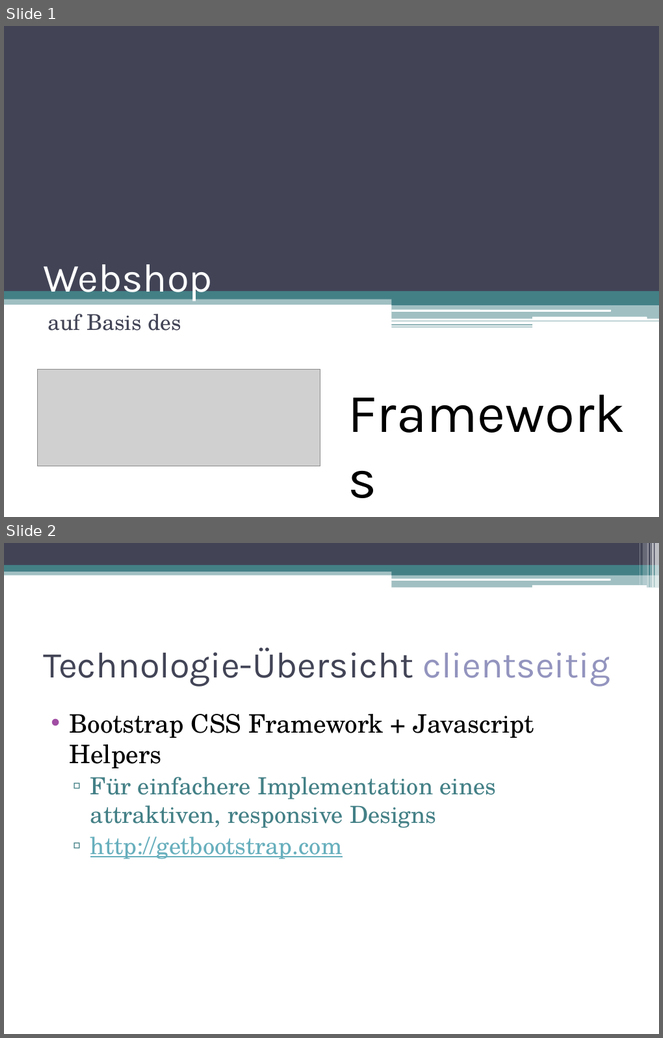
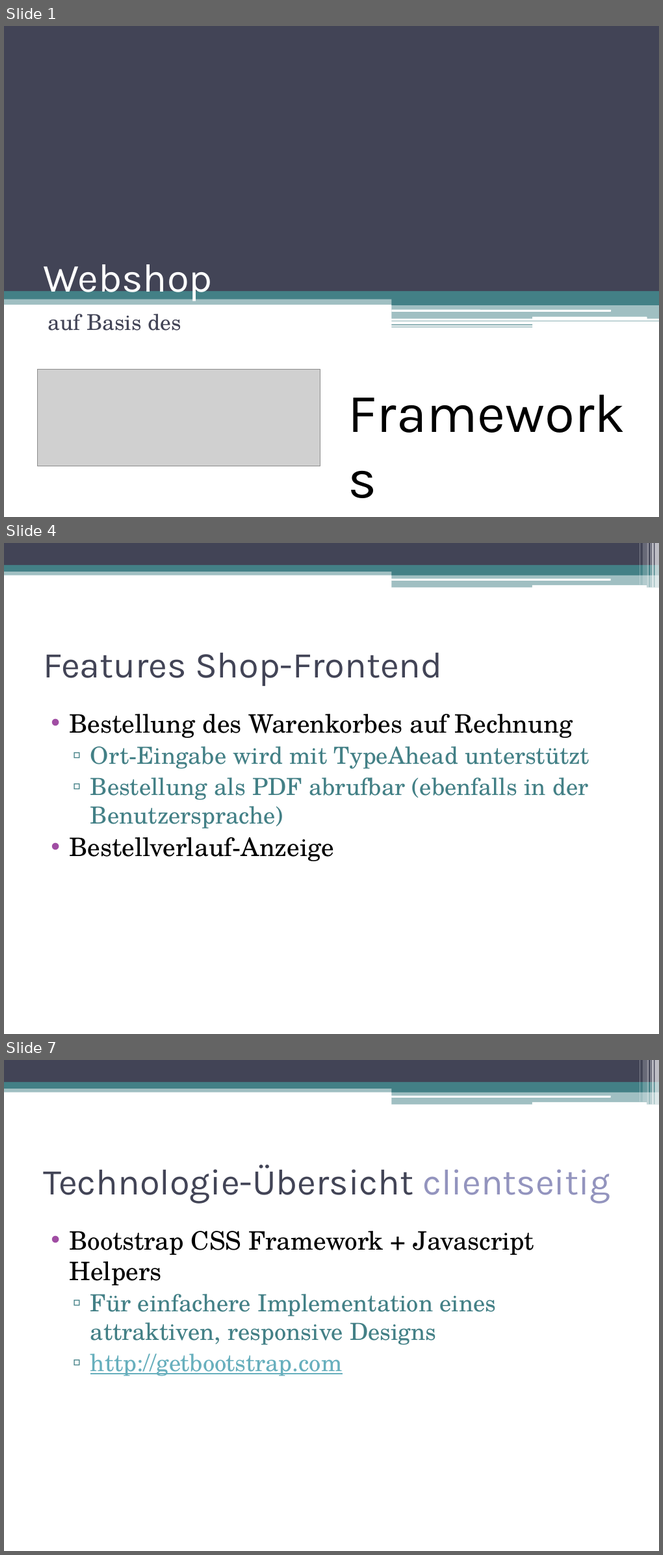
Before and after one commit to jaggr2/ch.bfh.bti7054.w2013.p.blastshop, a slide deck: docs/Slides_detailled_version.pptx. Shown one above the other, each under a label of ours: slides 1 and 2 before the commit, slides 1, 4 and 7 after it; the slides between them are not shown. The pictures are 663x1038 and 663x1555 pixels, drawn with LibreOffice and Linux fonts; fonts in the diff are those of the drawing; grey boxes stand for pictures. Boxes give left, top, right and bottom in pixels: in the first picture for what was removed or moved away, otherwise in the second. Text is boxed around its words. In the diff, an @@ line names an element or a change of style, - is before the commit and + after.

```diff
--- a/docs/Slides_detailled_version.pptx
+++ b/docs/Slides_detailled_version.pptx
@@ slide 4 added at bbox=[4, 543, 659, 1034], background #FFFFFF; not listed: 13 template elements that a slide beside it also shows @@
@@ title added at bbox=[43, 653, 443, 686], 40 pt, text #424456 @@
+Features Shop-Frontend
@@ text added at bbox=[70, 714, 590, 861], 26 pt, text #438086 @@
+• Bestellung des Warenkorbes auf Rechnung
+  ▫ Ort-Eingabe wird mit TypeAhead unterstützt
+  ▫ Bestellung als PDF abrufbar (ebenfalls in der Benutzersprache)
+• Bestellverlauf-Anzeige
@@ what was slide 2 is now slide 7 @@
```
Also in this commit, not shown: 1 slide changed, 4 other slides added, 2 other files.
